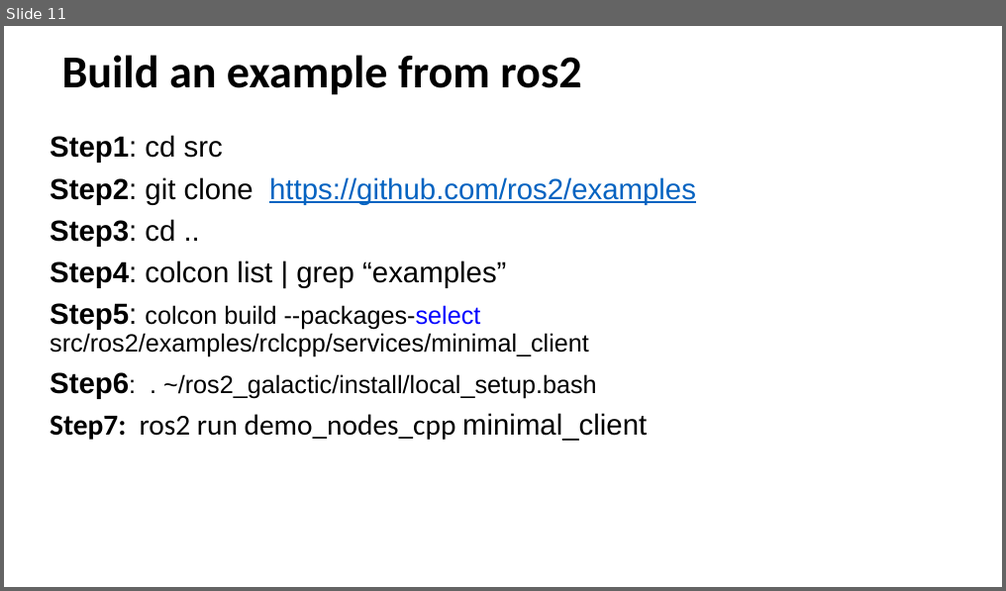
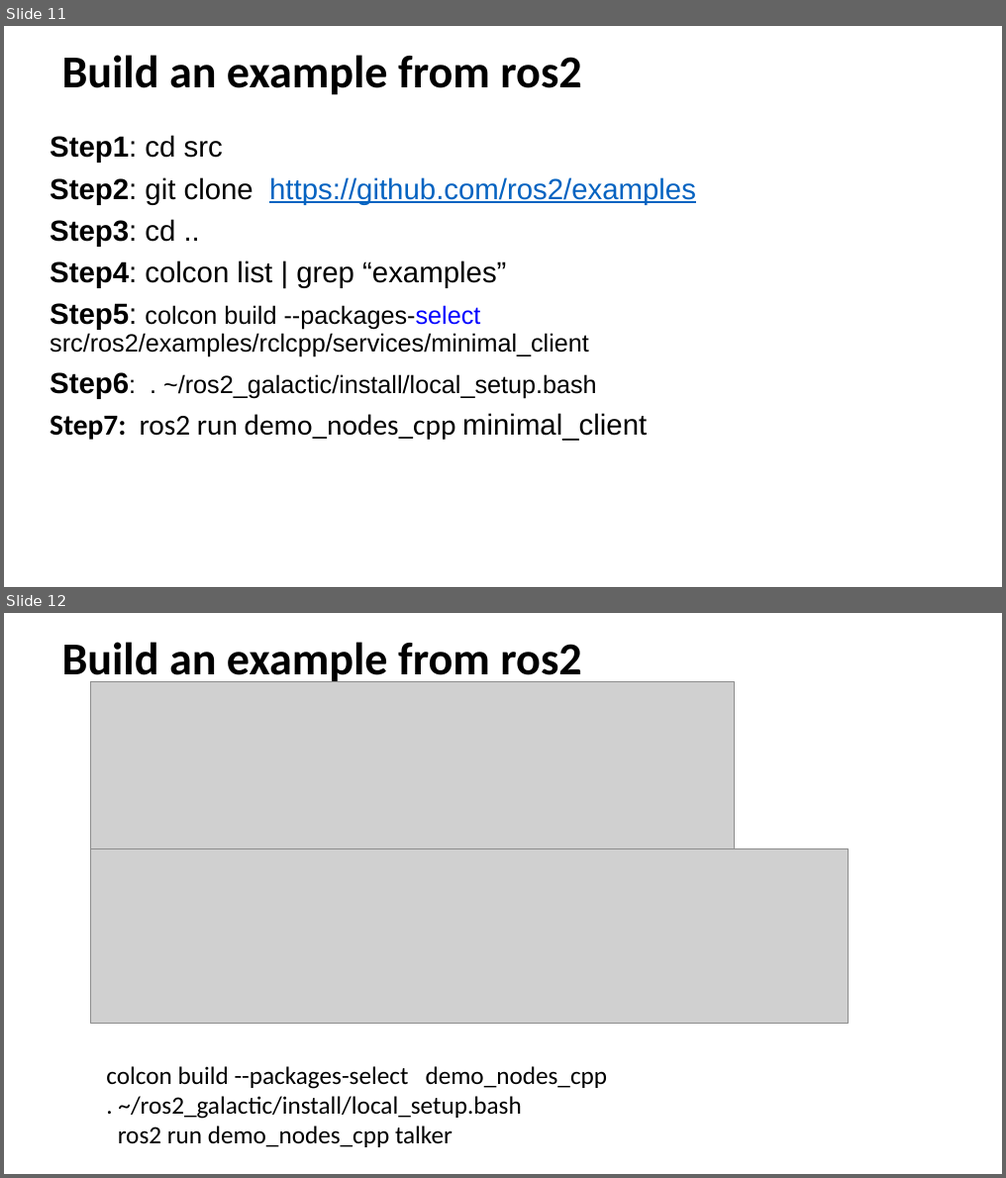
Before and after one commit to letrthong/ros2, a slide deck: ros2.pptx. Shown one above the other, each under a label of ours: slide 11 before the commit, slides 11 and 12 after it. The pictures are 1006x591 and 1006x1178 pixels, drawn with LibreOffice and Linux fonts; fonts in the diff are those of the drawing; grey boxes stand for pictures. Boxes give left, top, right and bottom in pixels: in the first picture for what was removed or moved away, otherwise in the second. Text is boxed around its words. In the diff, an @@ line names an element or a change of style, - is before the commit and + after.

```diff
--- a/ros2.pptx
+++ b/ros2.pptx
@@ slide 12 added at <box>4,613,1002,1174</box>, background #FFFFFF @@
@@ title added at <box>62,642,581,685</box>, 44 pt, text #000000, bold @@
+Build an example from ros2
@@ picture added at <box>91,682,735,879</box> @@
@@ picture added at <box>91,849,848,1024</box> @@
@@ text added at <box>106,1066,608,1148</box>, 24 pt, text #000000 @@
+colcon build --packages-select demo_nodes_cpp
+. ~/ros2_galactic/install/local_setup.bash
+ros2 run demo_nodes_cpp talker
```
Also in this commit, not shown: 1 slide changed, 1 other file.
